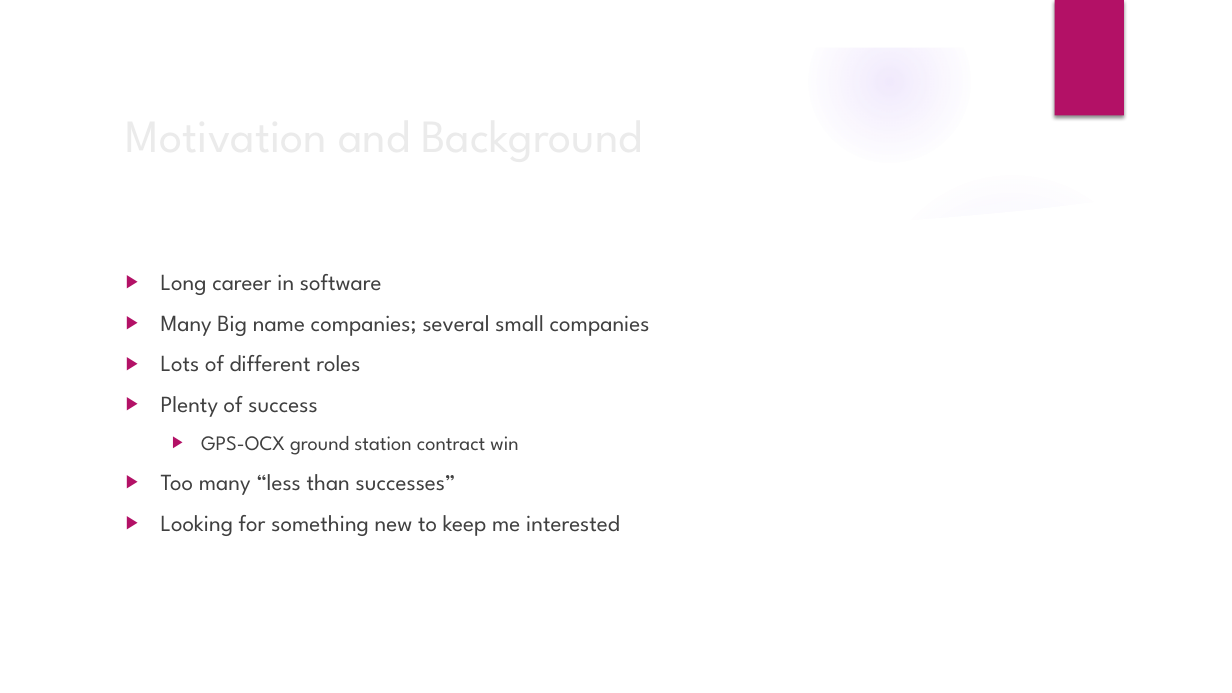
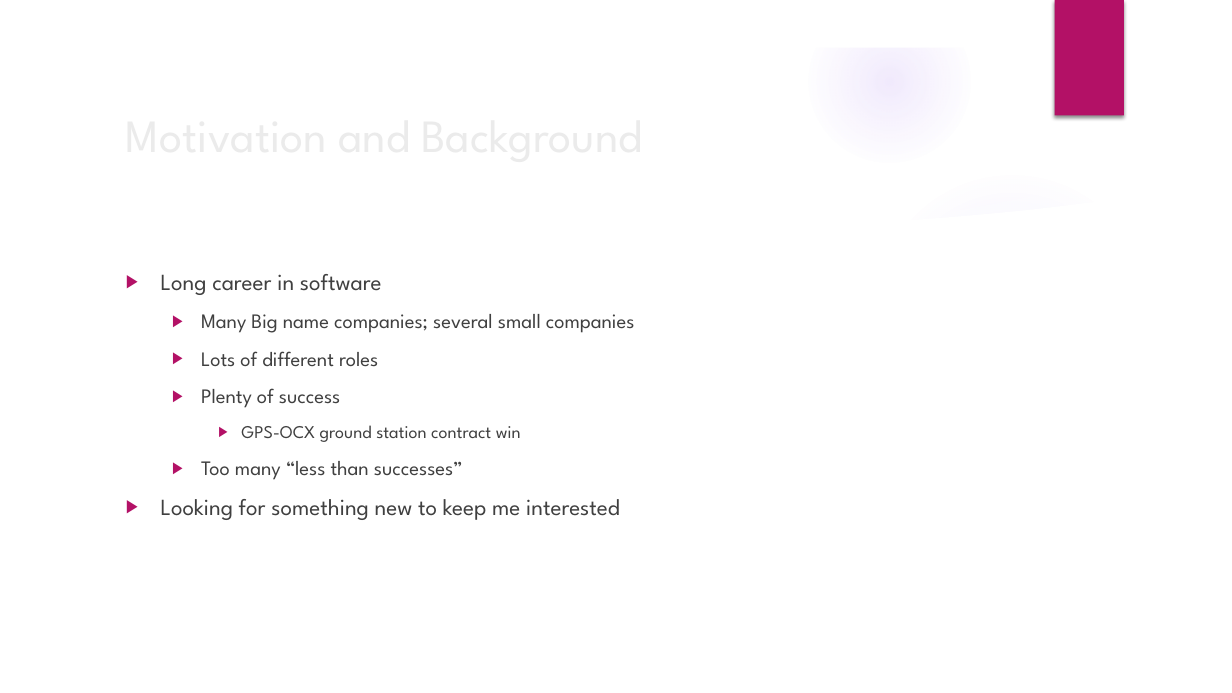
Before and after one commit to GregSimpson/SupportVectorMachine-CancerClassification, a slide deck: slide 2 of docs/gsimpson-CapstonePresentation.pptx. Drawn at 1232x693 pixels with LibreOffice and Linux fonts; fonts in the diff are those of the drawing; background and template pictures are left out. Boxes give left, top, right and bottom in pixels: in the first picture for what was removed or moved away, otherwise in the second. Text is boxed around its words. In the diff, an @@ line names an element or a change of style, - is before the commit and + after.

```diff
--- a/docs/gsimpson-CapstonePresentation.pptx
+++ b/docs/gsimpson-CapstonePresentation.pptx
@@ text at (201,314,635,480): size 18 to 16 pt in "Many Big name companies; several small companies", "Lots of different roles", "Plenty of success", "Too many “less than successes”"; size 16 to 14 pt in "GPS-OCX ground station contract win"; list level 1 to 2 in "Many Big name companies; several ..."; list level 1 to 2 in "Lots of different roles"; list level 1 to 2 in "Plenty of success"; list level 2 to 3 in "GPS-OCX ground station contract win"; list level 1 to 2 in "Too many “less than successes”" @@
```
Also in this commit, not shown: 1 other slide changed, 1 slide added.
